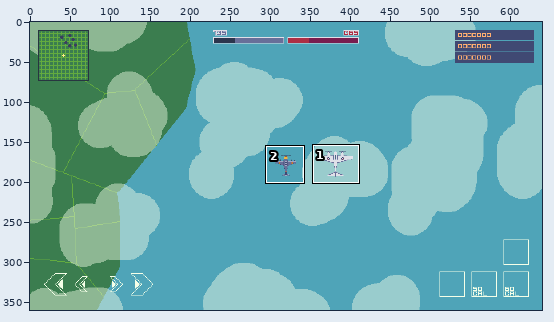
One commit to this pixel-art file: Assets/Raw Assets/Concept-One.aseprite. Above, an overview of the earlier version with the close-up marked.
Close-up. First the earlier version:
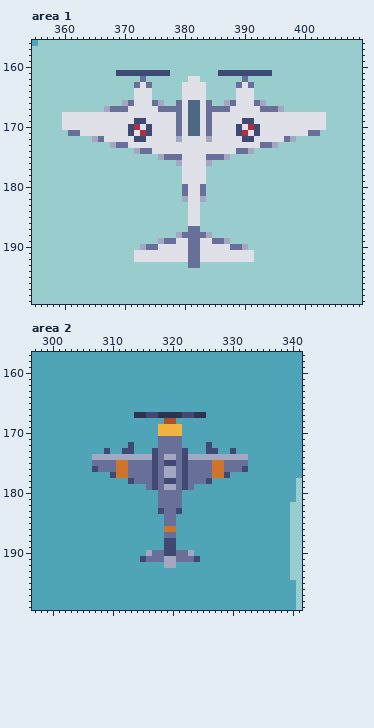
640x360 pixels, 1 frame. Shown: area 1: x 355..409, y 156..199; area 2: x 297..341, y 157..199.
The same view after the edit:
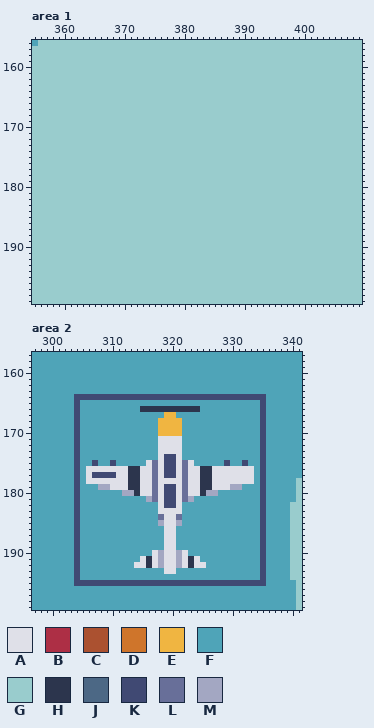
Palette (. is transparent): A #dfe0e8  B #ad2f45  C #ab5130  D #cf752b  E #f0b541  F #4fa4b8  G #99cccd  H #2c354d  J #4c6885  K #404973  L #686f99  M #a3a7c2
Change:
layer "Plane Group/Plane #1/Plane" now hidden
layer "Plane Group/Plane #2/Layer 34" now hidden
layer "Plane Group/Plane#3/Layer 37" added
layer "Plane Group/Plane#3/Layer 38" added
Changed rows in their new state; - is an unchanged pixel.
Area 1:
first column x 360:
161 ---------GGGGGGGGG--------GGGGGGGGG---------
162 -------------G-------GG-------G-------------
163 ------------GGG-----GGGG-----GGG------------
164 ------------GGG-----GGGG-----GGG------------
165 ------------GGG-----GGGG-----GGG------------
166 ----------GGGGGGG--GGGGGG--GGGGGGG----------
167 -------GGGGGGGGGGGGGGGGGGGGGGGGGGGGGG-------
168 GGGGGGGGGGGGGGGGGGGGGGGGGGGGGGGGGGGGGGGGGGGG
169 GGGGGGGGGGGGGGGGGGGGGGGGGGGGGGGGGGGGGGGGGGGG
170 GGGGGGGGGGGGGGGGGGGGGGGGGGGGGGGGGGGGGGGGGGGG
171 -GGGGGGGGGGGGGGGGGGGGGGGGGGGGGGGGGGGGGGGGGG-
172 -----GGGGGGGGGGGGGGGGGGGGGGGGGGGGGGGGGG-----
173 --------GGGGGGGGGGGGGGGGGGGGGGGGGGGG--------
174 ------------GGGGGGGGGGGGGGGGGGGG------------
175 ----------------GGGGGGGGGGGG----------------
176 -------------------GGGGGG-------------------
177 --------------------GGGG--------------------
178 --------------------GGGG--------------------
179 --------------------GGGG--------------------
180 --------------------GGGG--------------------
181 --------------------GGGG--------------------
182 --------------------GGGG--------------------
183 ---------------------GG---------------------
184 ---------------------GG---------------------
185 ---------------------GG---------------------
186 ---------------------GG---------------------
187 ---------------------GG---------------------
188 -------------------GGGGGG-------------------
189 ----------------GGGGGGGGGGGG----------------
190 -------------GGGGGGGGGGGGGGGGGG-------------
191 ------------GGGGGGGGGGGGGGGGGGGG------------
192 ------------GGGGGGGGGGGGGGGGGGGG------------
193 ---------------------GG---------------------
Area 2:
first column x 304:
164 KKKKKKKKKKKKKKKKKKKKKKKKKKKKKKKK
165 K------------------------------K
166 K----------HHHHHHHHHH----------K
167 K---------FFFFFEEFFFFF---------K
168 K-------------EEEE-------------K
169 K------------------------------K
170 K------------------------------K
171 K-------------AAAA-------------K
172 K--------F----AAAA----F--------K
173 K----F--FF---FAAAAF---FF--F----K
174 K--FFFFFFFFFFFAKKAFFFFFFFFFFF--K
175 K--KFFKFFFFFALA--ALAFFFFFKFFK--K
176 K-AAAAAAAHHAALAKKALAAHHAAAAAAA-K
177 K-AKKK-AAHHAALAKKALAAHHAAAAAAA-K
178 K-AAAAAAAHHAALAAAALAAHHAAAAAAA-K
179 K---MMAAAHHAALAKKALAAHHAAAMM---K
180 K-------MMHAALAKKALAAHMM-------K
181 K-----------MLAKKALM-----------K
182 K-------------AKKA-------------K
183 K-------------AAAA-------------K
184 K-------------LAAL-------------K
185 K-------------MAAM-------------K
186 K--------------AA--------------K
187 K--------------AA--------------K
188 K--------------AA--------------K
189 K--------------AA--------------K
190 K-----------FAMAAMAF-----------K
191 K----------AHAMAAMAHA----------K
192 K---------AAHAMAAMAHAA---------K
193 K--------------AA--------------K
194 K------------------------------K
195 KKKKKKKKKKKKKKKKKKKKKKKKKKKKKKKK
Pixel boxes of the changes (left, top, right, bottom) in both close-ups:
changed: (62, 70, 326, 268)
changed: (74, 394, 266, 586)
